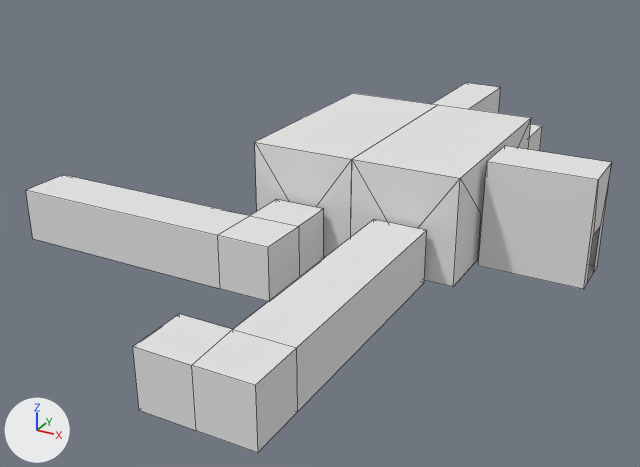
What one commit did to the Blender file DyNaDeMo/assets/Textures/ButtonRoute.blend.
One viewpoint serves both versions: a 50 mm camera at (5.59, -15.13, 7.02) aimed at (-3.11, 0.69, -0.89). The lights are fixed; the arrows at lower left show +X, +Y and +Z. Mesh edges are drawn as thin lines.

Objects in the first picture: 'ButtonDoorsCorridor', 'ButtonRoom', 'MRoomPuzzleRoomC', 'ObserveButtonC', 'PuzzleRoom', 'PuzzleTallC1'.
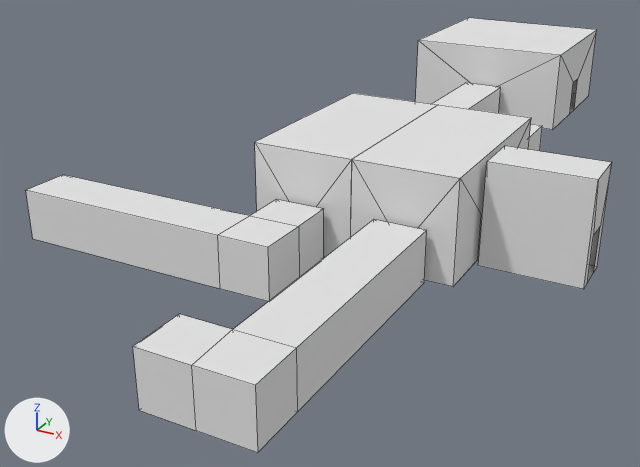
Commit message: Start adding doors to button route

Patch to the scene script:
```diff
--- a/DyNaDeMo/assets/Textures/ButtonRoute.blend.py
+++ b/DyNaDeMo/assets/Textures/ButtonRoute.blend.py
@@ me_doorsroom @@
+me_doorsroom.from_pydata([(-1.0, -1.0, 0.0), (1.0, -1.0, 0.0), (-1.0, 1.0, 0.0), (1.0, 1.0, 0.0), (-1.0, -1.0, 2.0), (1.0, -1.0, 2.0), (-1.0, 1.0, 2.0), (1.0, 1.0, 2.0), (-1.0, 0.12, 0.0), (-1.0, -0.12, 0.0), (-1.0, 0.12, 0.9), (-1.0, -0.12, 0.9), (0.12, -1.0, 0.0), (-0.12, -1.0, 0.0), (0.12, -1.0, 0.9), (-0.12, -1.0, 0.9), (-0.12, 1.0, 0.0), (0.12, 1.0, 0.0), (-0.12, 1.0, 0.9), (0.12, 1.0, 0.9)], [], [(0, 13, 12, 1, 3, 17, 16, 2, 8, 9), (4, 6, 7, 5), (16, 18, 6, 2), (1, 5, 7, 3), (12, 14, 5, 1), (9, 11, 4, 0), (6, 4, 11, 10), (6, 10, 8, 2), (5, 14, 15, 4), (4, 15, 13, 0), (6, 18, 19, 7), (7, 19, 17, 3)])
+me_doorsroom.materials.append(mat_room)  # white #e5e5e5
@@ ob_doorsroom @@
+ob_doorsroom = bpy.data.objects.new('DoorsRoom', me_doorsroom)
+ob_doorsroom.location = (-2.0, 10.0, 0.0)
+ob_doorsroom.rotation_euler = (-3.142, 3.142, -1.571)  # degrees (-180, 180, -90)
+ob_doorsroom.scale = (2.0, 2.0, 1.0)
```

Location of each change, [x1, y1, x2, y2] in pixels of the pictures (640 x 467 px):
'DoorsRoom', added
    after: [416, 18, 597, 130]
